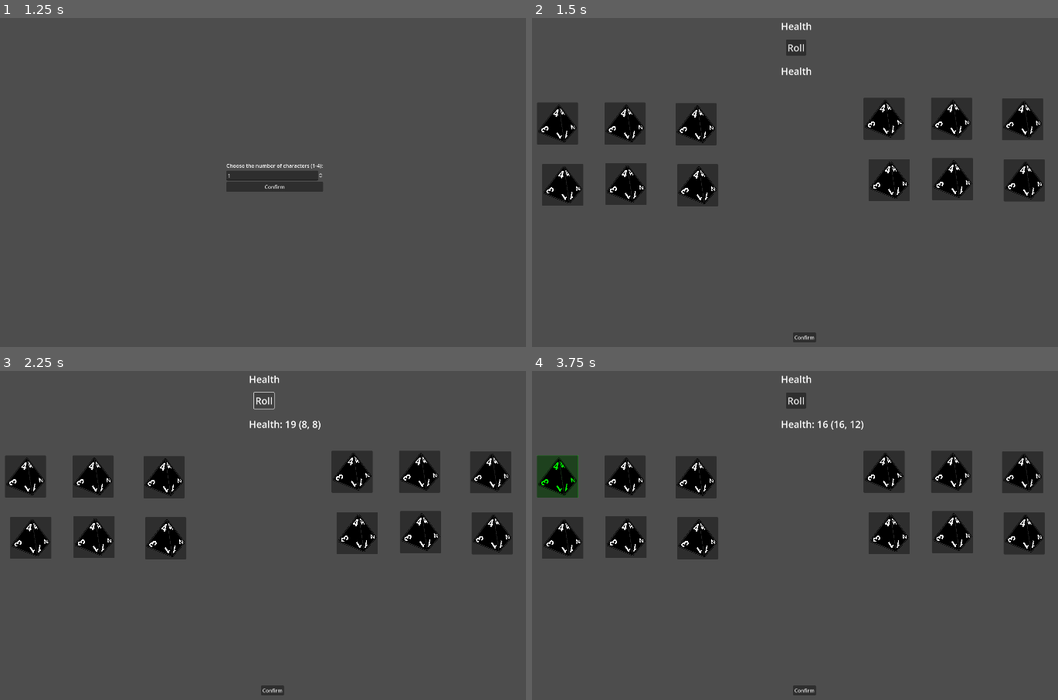
Above: before the commit, frames 1-4 (two rows, left to right).
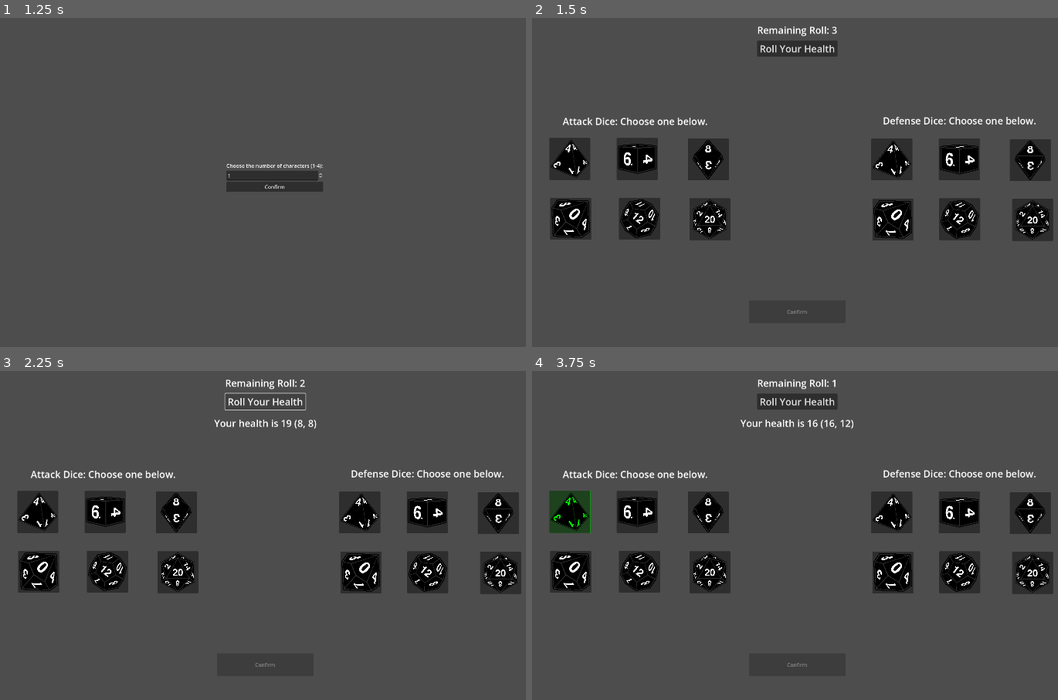
Above: after the commit, the same moments.

Repository: Trickery-mad/BoardGame
Game: Godot game, scene res://scenes/main.tscn
Same seed, same stepped clock (60 frames per second), same inputs: the game is played once before the commit and once after it.
Inputs (mouse positions are in pixels of both pictures, inside the frame that each line leads up to; where the layout moved, square brackets give the same spot in the first picture):
- Up to frame 1 (1.25 s): click "Start Game" at 0.5 s
- Up to frame 2 (1.5 s): click "Confirm" at 1.25 s
- Up to frame 3 (2.25 s): click (263, 400) at 2 s, where only the run before the commit has a clickable "Roll"
- Up to frame 4 (3.75 s): click (795, 400) at 2.75 s, where only the run after the commit has a clickable "Roll Your Health"; click (568, 512) [558, 476] at 3.5 s

Frame 1 is identical in both runs. In frame 2, 20% of the frame differs, in the area x 1-99%, y 1-99%; in frame 3, 20%; in frame 4, 20%, in the area x 0-99%, y 1-99%.

Commit message:
dice selection implemented

Diff:
--- a/project.godot
+++ b/project.godot
@@ -24,6 +24,10 @@
 window/size/viewport_width=1920
 window/size/viewport_height=1080
 
+[dotnet]
+
+project/assembly_name="Boardgame"
+
 [rendering]
 
 renderer/rendering_method="gl_compatibility"
--- a/scenes/character_dice_selection.gd
+++ b/scenes/character_dice_selection.gd
@@ -1,27 +1,83 @@
 extends Control
 
+
 @onready var health_result = $Control/HealthResult
+@onready var roll_health_button = $Control/RollHealthButton
+@onready var health_label = $Control/HealthLabel
+@onready var confirm_button = $Control/ConfirmButton
+@onready var warning_label = $Control/ConfirmButton/WarningLabel
 
 var rolled_health = []
-var buttongroup = ButtonGroup.new()
+var buttongroup1 = ButtonGroup.new()
+var buttongroup2 = ButtonGroup.new()
+var selectedAttackValue = 0
+var selectedDefenseValue = 0
+var remainingHealthRoll = 3
+var rolledHealth = 0
 
 func _ready():
+	warning_label.visible = false
+	confirm_button.disabled = true
 	var arr = get_children()
 	for button in arr[0].get_children():
 		if button is Button :
-			if button.name.begins_with("a_") or button.name.begins_with("d_"):
-				button.button_group = buttongroup
+			if button.name.begins_with("a_"):
+				button.button_group = buttongroup1
+				button.connect("pressed", dice_pressed.bind(button))
+			if button.name.begins_with("d_"):
+				button.button_group = buttongroup2
 				button.connect("pressed", dice_pressed.bind(button))
 
 func roll_health():
-	# Roll 3d20, take the highest
 	rolled_health = [randi_range(1, 20), randi_range(1, 20), randi_range(1, 20)]
 	rolled_health.sort()
-	health_result.text = "Health: %d (%d, %d)" % [rolled_health[2], rolled_health[1], rolled_health[0]]
+	health_result.text = "Your health is %d (%d, %d)" % [rolled_health[2], rolled_health[1], rolled_health[0]]
+	rolledHealth = rolled_health[2]
+	remainingHealthRoll -= 1
+	health_label.text = "Remaining Roll: %d" % remainingHealthRoll
+	if remainingHealthRoll <= 0:
+		roll_health_button.disabled = true
+		health_label.text = "You do not have any remaining rolls :D "
+		return
 
+func _input(event):
+	if(rolledHealth != 0 and ((selectedAttackValue != 0 and selectedDefenseValue != 0) or selectedAttackValue + selectedDefenseValue == 20)):
+		confirm_button.disabled = false
+	else:
+		confirm_button.disabled = true
 
-func _on_button_pressed() -> void:
+func _on_roll_health_button_pressed() -> void:
 	roll_health()
 
 func dice_pressed(button : Button) -> void:
-	button.modulate = Color(0, 1, 0)  # Green
+	if button.button_group == buttongroup1:
+		for btn in buttongroup1.get_buttons():
+			btn.modulate = Color(1, 1, 1)
+		selectedAttackValue = Global.get_number_accordingto_dice(button.name)
+		for btn in buttongroup2.get_buttons():
+			if(Global.get_number_accordingto_dice(btn.name) + selectedAttackValue > 20):
+				if(selectedDefenseValue == Global.get_number_accordingto_dice(btn.name)):
+					selectedDefenseValue = 0
+					btn.modulate = Color(1,1,1)
+	elif button.button_group == buttongroup2:
+		for btn in buttongroup2.get_buttons():
+			btn.modulate = Color(1, 1, 1)
+		selectedDefenseValue = Global.get_number_accordingto_dice(button.name)
+		for btn in buttongroup1.get_buttons():
+			if(Global.get_number_accordingto_dice(btn.name) + selectedDefenseValue > 20):
+				if(selectedAttackValue == Global.get_number_accordingto_dice(btn.name)):
+					selectedAttackValue = 0
+					btn.modulate = Color(1,1,1)
+	button.modulate = Color(0, 1, 0)
+
+
+func _on_confirm_button_mouse_entered() -> void:
+	if(confirm_button.disabled):
+		warning_label.visible = true
+
+func _on_confirm_button_mouse_exited() -> void:
+	if(confirm_button.disabled):
+		warning_label.visible = false
+
+func _on_confirm_button_pressed() -> void:
+	get_tree().change_scene_to_file("res://scenes/encounter_scene.tscn")
--- a/scenes/character_dice_selection.tscn
+++ b/scenes/character_dice_selection.tscn
@@ -1,7 +1,12 @@
-[gd_scene load_steps=3 format=3 uid="uid://55brk54wbvha"]
+[gd_scene load_steps=8 format=3 uid="uid://55brk54wbvha"]
 
 [ext_resource type="Script" path="res://scenes/character_dice_selection.gd" id="1_xrym4"]
 [ext_resource type="Texture2D" uid="uid://maahrpkxq23" path="res://assets/dice/d4.png" id="2_ay7di"]
+[ext_resource type="Texture2D" uid="uid://dlr1vik3ofrna" path="res://assets/dice/d6.png" id="3_7cusl"]
+[ext_resource type="Texture2D" uid="uid://c0gnic7lpuj26" path="res://assets/dice/d8.png" id="4_7hypl"]
+[ext_resource type="Texture2D" uid="uid://d08nh7cdatrny" path="res://assets/dice/d10.png" id="5_af2tr"]
+[ext_resource type="Texture2D" uid="uid://bumsucb5sqbaa" path="res://assets/dice/d12.png" id="6_povyk"]
+[ext_resource type="Texture2D" uid="uid://brs7mxfuupkj4" path="res://assets/dice/d20.png" id="7_bq2ot"]
 
 [node name="CharacterDiceSelection" type="Control"]
 layout_mode = 3
@@ -15,166 +20,201 @@
 offset_bottom = 40.0
 
 [node name="HealthLabel" type="Label" parent="Control"]
-layout_mode = 2
-offset_left = 909.0
-offset_top = 26.0
-offset_right = 1005.0
-offset_bottom = 68.0
+layout_mode = 1
+offset_left = 360.0
+offset_top = 38.0
+offset_right = 1560.0
+offset_bottom = 80.0
 size_flags_horizontal = 4
 size_flags_vertical = 6
 theme_override_font_sizes/font_size = 30
-text = "Health"
+text = "Remaining Roll: 3"
 horizontal_alignment = 1
 vertical_alignment = 1
 
-[node name="Button" type="Button" parent="Control"]
-layout_mode = 0
-offset_left = 925.0
-offset_top = 89.0
-offset_right = 987.0
-offset_bottom = 139.0
-theme_override_font_sizes/font_size = 30
-text = "Roll"
+[node name="RollHealthButton" type="Button" parent="Control"]
+layout_mode = 0
+offset_left = 835.0
+offset_top = 92.0
+offset_right = 1085.0
+offset_bottom = 142.0
+theme_override_font_sizes/font_size = 30
+text = "Roll Your Health"
 
 [node name="HealthResult" type="Label" parent="Control"]
 layout_mode = 2
-offset_left = 909.0
-offset_top = 166.0
-offset_right = 1005.0
-offset_bottom = 208.0
+offset_left = 510.0
+offset_top = 163.0
+offset_right = 1410.0
+offset_bottom = 205.0
 size_flags_horizontal = 4
 size_flags_vertical = 6
 theme_override_font_sizes/font_size = 30
-text = "Health"
 horizontal_alignment = 1
 vertical_alignment = 1
 
 [node name="a_d4" type="Button" parent="Control"]
 clip_contents = true
 layout_mode = 1
-offset_left = 150.0
-offset_top = 285.0
-offset_right = 278.0
-offset_bottom = 416.0
+offset_left = 188.0
+offset_top = 395.0
+offset_right = 316.0
+offset_bottom = 526.0
 icon = ExtResource("2_ay7di")
 expand_icon = true
 
 [node name="a_d6" type="Button" parent="Control"]
 clip_contents = true
 layout_mode = 1
-offset_left = 360.0
-offset_top = 285.0
-offset_right = 488.0
-offset_bottom = 416.0
+offset_left = 398.0
+offset_top = 395.0
+offset_right = 526.0
+offset_bottom = 526.0
+icon = ExtResource("3_7cusl")
+expand_icon = true
+
+[node name="a_d8" type="Button" parent="Control"]
+clip_contents = true
+layout_mode = 1
+offset_left = 619.0
+offset_top = 397.0
+offset_right = 747.0
+offset_bottom = 528.0
+icon = ExtResource("4_7hypl")
+icon_alignment = 1
+expand_icon = true
+
+[node name="a_d10" type="Button" parent="Control"]
+clip_contents = true
+layout_mode = 1
+offset_left = 191.0
+offset_top = 582.0
+offset_right = 319.0
+offset_bottom = 713.0
+icon = ExtResource("5_af2tr")
+icon_alignment = 1
+expand_icon = true
+
+[node name="a_d12" type="Button" parent="Control"]
+clip_contents = true
+layout_mode = 1
+offset_left = 405.0
+offset_top = 581.0
+offset_right = 533.0
+offset_bottom = 712.0
+icon = ExtResource("6_povyk")
+icon_alignment = 1
+expand_icon = true
+
+[node name="a_d20" type="Button" parent="Control"]
+clip_contents = true
+layout_mode = 1
+offset_left = 624.0
+offset_top = 583.0
+offset_right = 752.0
+offset_bottom = 714.0
+icon = ExtResource("7_bq2ot")
+icon_alignment = 1
+expand_icon = true
+
+[node name="d_d4" type="Button" parent="Control"]
+clip_contents = true
+layout_mode = 1
+offset_left = 1190.0
+offset_top = 397.0
+offset_right = 1318.0
+offset_bottom = 528.0
 icon = ExtResource("2_ay7di")
 expand_icon = true
 
-[node name="a_d8" type="Button" parent="Control"]
-clip_contents = true
-layout_mode = 1
-offset_left = 581.0
-offset_top = 287.0
-offset_right = 709.0
-offset_bottom = 418.0
-icon = ExtResource("2_ay7di")
-expand_icon = true
-
-[node name="a_d10" type="Button" parent="Control"]
-clip_contents = true
-layout_mode = 1
-offset_left = 166.0
-offset_top = 476.0
-offset_right = 294.0
-offset_bottom = 607.0
-icon = ExtResource("2_ay7di")
-expand_icon = true
-
-[node name="a_d12" type="Button" parent="Control"]
-clip_contents = true
-layout_mode = 1
-offset_left = 363.0
-offset_top = 473.0
-offset_right = 491.0
-offset_bottom = 604.0
-icon = ExtResource("2_ay7di")
-expand_icon = true
-
-[node name="a_d20" type="Button" parent="Control"]
-clip_contents = true
-layout_mode = 1
-offset_left = 586.0
-offset_top = 477.0
-offset_right = 714.0
-offset_bottom = 608.0
-icon = ExtResource("2_ay7di")
-expand_icon = true
-
-[node name="d_d4" type="Button" parent="Control"]
-clip_contents = true
-layout_mode = 1
-offset_left = 1166.0
-offset_top = 270.0
-offset_right = 1294.0
-offset_bottom = 401.0
-icon = ExtResource("2_ay7di")
-expand_icon = true
-
 [node name="d_d6" type="Button" parent="Control"]
 clip_contents = true
 layout_mode = 1
-offset_left = 1376.0
-offset_top = 270.0
-offset_right = 1504.0
-offset_bottom = 401.0
-icon = ExtResource("2_ay7di")
+offset_left = 1400.0
+offset_top = 397.0
+offset_right = 1528.0
+offset_bottom = 528.0
+icon = ExtResource("3_7cusl")
 expand_icon = true
 
 [node name="d_d8" type="Button" parent="Control"]
 clip_contents = true
 layout_mode = 1
-offset_left = 1597.0
-offset_top = 272.0
-offset_right = 1725.0
-offset_bottom = 403.0
-icon = ExtResource("2_ay7di")
+offset_left = 1621.0
+offset_top = 399.0
+offset_right = 1749.0
+offset_bottom = 530.0
+icon = ExtResource("4_7hypl")
+icon_alignment = 1
 expand_icon = true
 
 [node name="d_d10" type="Button" parent="Control"]
 clip_contents = true
 layout_mode = 1
-offset_left = 1182.0
-offset_top = 461.0
-offset_right = 1310.0
-offset_bottom = 592.0
-icon = ExtResource("2_ay7di")
+offset_left = 1193.0
+offset_top = 584.0
+offset_right = 1321.0
+offset_bottom = 715.0
+icon = ExtResource("5_af2tr")
 expand_icon = true
 
 [node name="d_d12" type="Button" parent="Control"]
 clip_contents = true
 layout_mode = 1
-offset_left = 1379.0
-offset_top = 458.0
-offset_right = 1507.0
-offset_bottom = 589.0
-icon = ExtResource("2_ay7di")
+offset_left = 1401.0
+offset_top = 583.0
+offset_right = 1529.0
+offset_bottom = 714.0
+icon = ExtResource("6_povyk")
 expand_icon = true
 
 [node name="d_d20" type="Button" parent="Control"]
 clip_contents = true
 layout_mode = 1
-offset_left = 1602.0
-offset_top = 462.0
-offset_right = 1730.0
-offset_bottom = 593.0
-icon = ExtResource("2_ay7di")
+offset_left = 1628.0
+offset_top = 585.0
+offset_right = 1756.0
+offset_bottom = 716.0
+icon = ExtResource("7_bq2ot")
+icon_alignment = 1
 expand_icon = true
 
 [node name="ConfirmButton" type="Button" parent="Control"]
 layout_mode = 0
-offset_left = 947.0
-offset_top = 1001.0
-offset_right = 1018.0
-offset_bottom = 1032.0
+offset_left = 810.0
+offset_top = 901.0
+offset_right = 1110.0
+offset_bottom = 972.0
 text = "Confirm"
 
-[connection signal="pressed" from="Control/Button" to="." method="_on_button_pressed"]
+[node name="WarningLabel" type="Label" parent="Control/ConfirmButton"]
+layout_mode = 0
+offset_top = -29.0
+offset_right = 300.0
+offset_bottom = -6.0
+theme_override_font_sizes/font_size = 14
+text = "Please roll your health and select your dice."
+horizontal_alignment = 1
+
+[node name="Attack Dice Label" type="Label" parent="Control"]
+layout_mode = 0
+offset_left = 230.0
+offset_top = 322.0
+offset_right = 681.0
+offset_bottom = 364.0
+theme_override_font_sizes/font_size = 30
+text = "Attack Dice: Choose one below."
+
+[node name="Defense Dice Label" type="Label" parent="Control"]
+layout_mode = 0
+offset_left = 1226.0
+offset_top = 320.0
+offset_right = 1703.0
+offset_bottom = 362.0
+theme_override_font_sizes/font_size = 30
+text = "Defense Dice: Choose one below."
+
+[connection signal="pressed" from="Control/RollHealthButton" to="." method="_on_roll_health_button_pressed"]
+[connection signal="mouse_entered" from="Control/ConfirmButton" to="." method="_on_confirm_button_mouse_entered"]
+[connection signal="mouse_exited" from="Control/ConfirmButton" to="." method="_on_confirm_button_mouse_exited"]
+[connection signal="pressed" from="Control/ConfirmButton" to="." method="_on_confirm_button_pressed"]
--- a/scripts/global.gd
+++ b/scripts/global.gd
@@ -1,3 +1,20 @@
 extends Node
 
 var selected_character_count = 1  # Default to 1
+
+func get_number_accordingto_dice(dice_name: String) -> int:
+	match dice_name:
+		"a_d4", "d_d4":
+			return 4
+		"a_d6", "d_d6":
+			return 6
+		"a_d8", "d_d8":
+			return 8
+		"a_d10", "d_d10":
+			return 10
+		"a_d12", "d_d12":
+			return 12
+		"a_d20", "d_d20":
+			return 20
+		_:
+			return -1  # Default case if no match found
